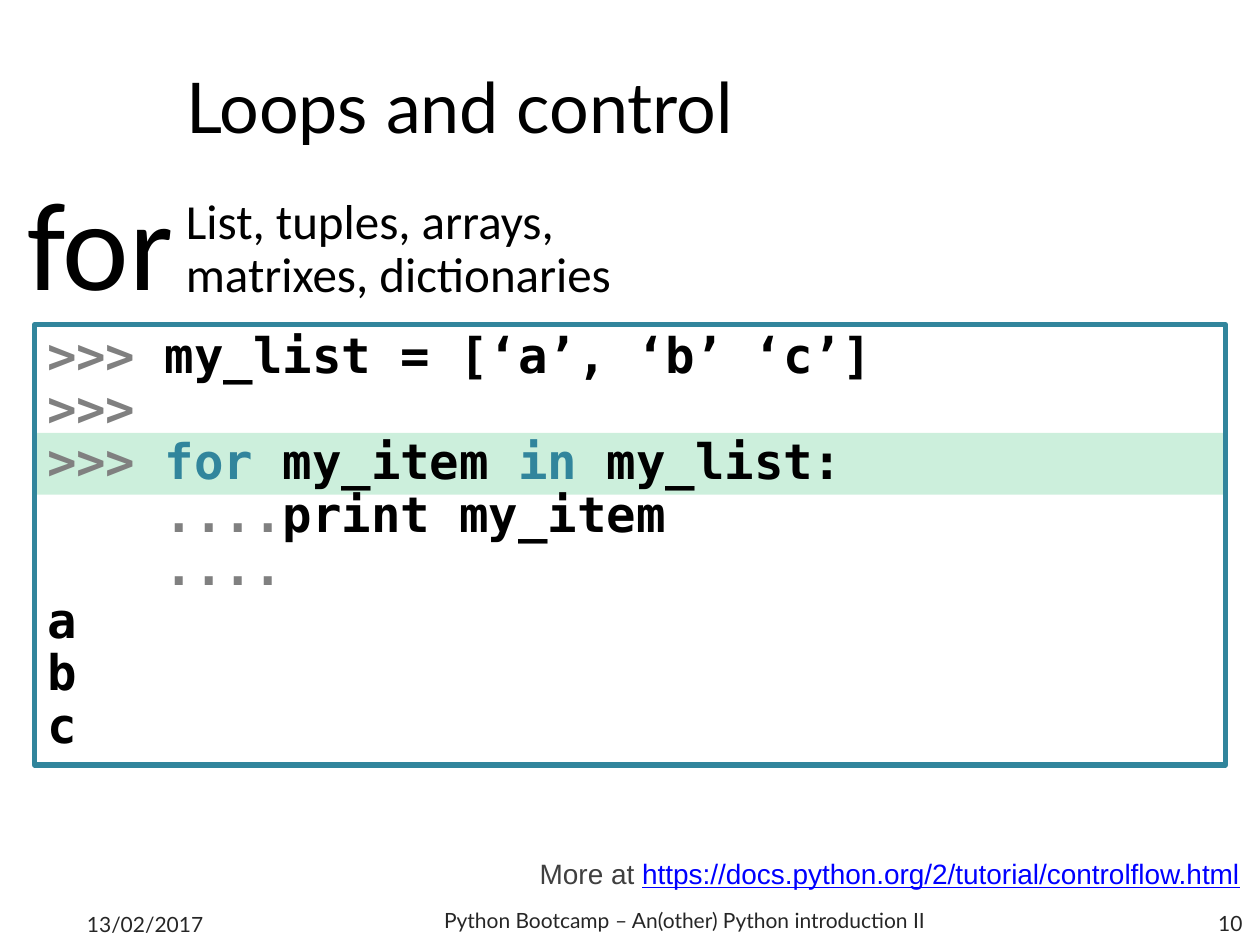
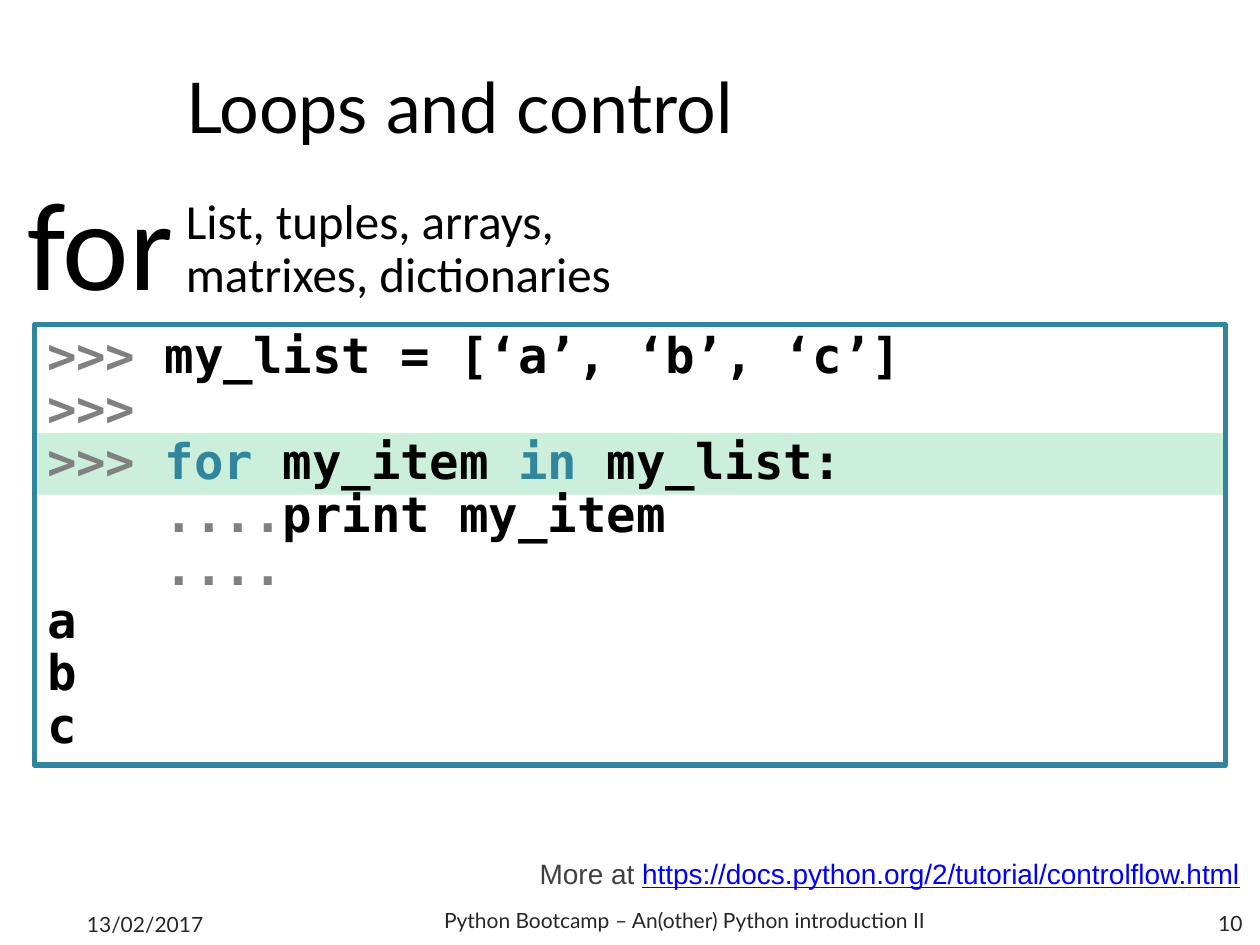
Before and after one commit to b1quint/PythonBootcamp2017, a slide deck: slide 10 of Presentations/Python Bootcamp - Basics II.pptx. Drawn at 1260x945 pixels with LibreOffice and Linux fonts; fonts in the diff are those of the drawing; background and template pictures are left out. Boxes give left, top, right and bottom in pixels: in the first picture for what was removed or moved away, otherwise in the second. Text is boxed around its words. In the diff, an @@ line names an element or a change of style, - is before the commit and + after.

```diff
--- a/Presentations/Python Bootcamp - Basics II.pptx
+++ b/Presentations/Python Bootcamp - Basics II.pptx
@@ text in rectangle at box(165, 333, 901, 384): text changed @@
->>> my_list = [‘a’, ‘b’ ‘c’]
+>>> my_list = [‘a’, ‘b’, ‘c’]
```
Also in this commit, not shown: 4 other slides changed, 2 other files.
